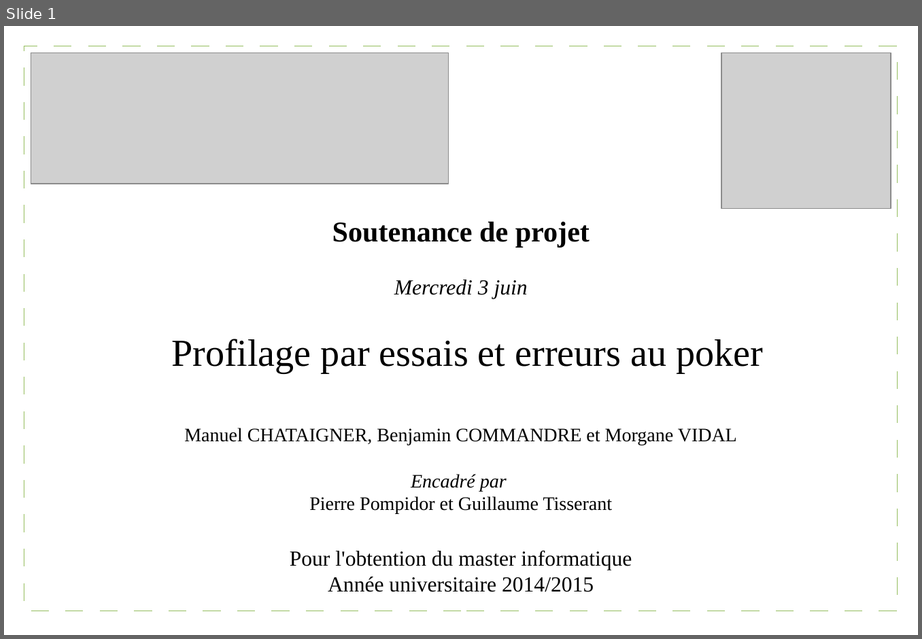
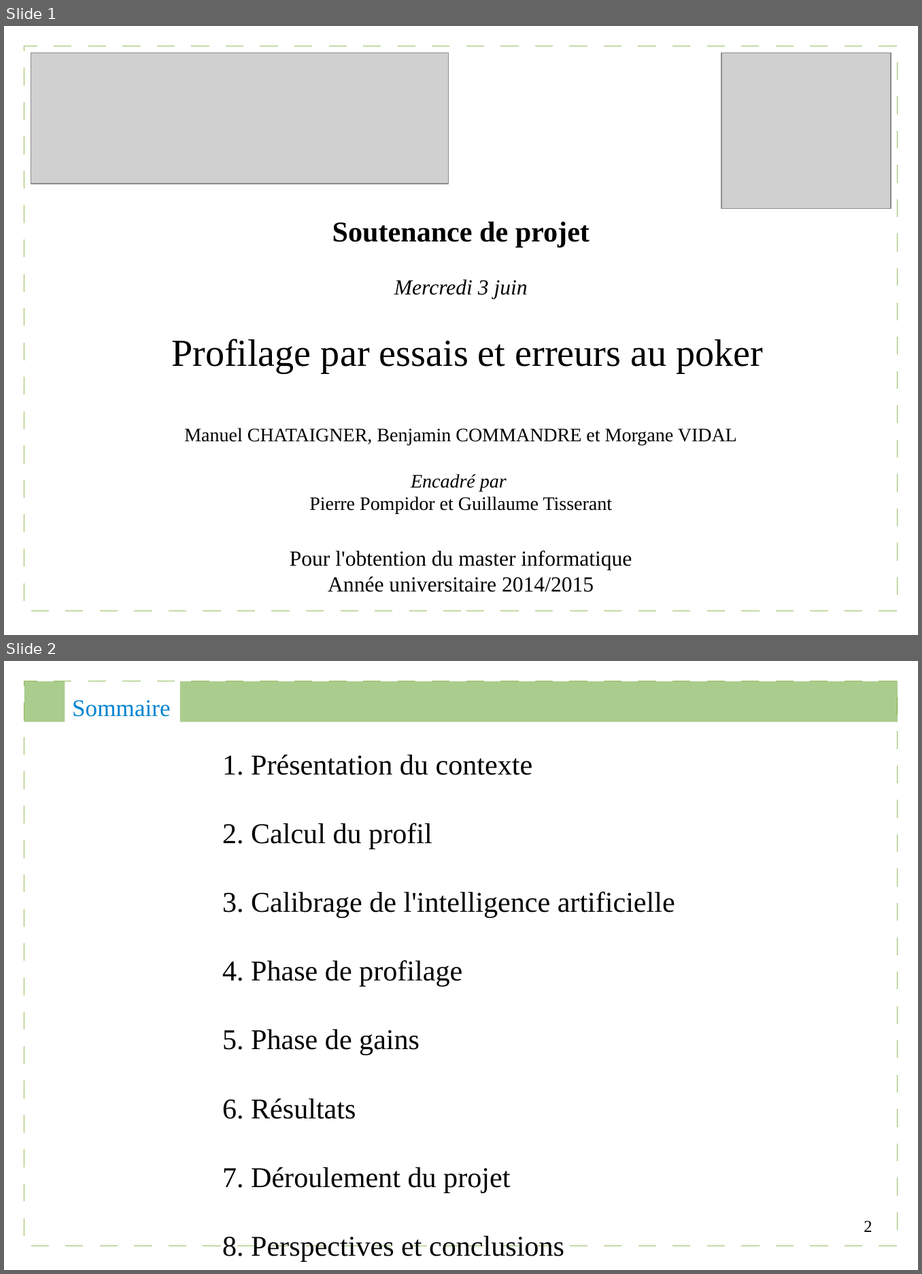
Before and after one commit to Gouga34/TERM1_Poker, a slide deck: Soutenance/presentation.odp. Shown one above the other, each under a label of ours: slide 1 before the commit, slides 1 and 2 after it. The pictures are 922x639 and 922x1274 pixels, drawn with LibreOffice and Linux fonts; fonts in the diff are those of the drawing; grey boxes stand for pictures. Boxes give left, top, right and bottom in pixels: in the first picture for what was removed or moved away, otherwise in the second. Text is boxed around its words. In the diff, an @@ line names an element or a change of style, - is before the commit and + after.

```diff
--- a/Soutenance/presentation.odp
+++ b/Soutenance/presentation.odp
@@ slide 2 added at [4,661,918,1270], background #FFFFFF; not listed: 1 template element that a slide beside it also shows @@
@@ rectangle added at [24,681,65,722], fill #579D1C at 50% opacity @@
@@ text added at [72,700,170,717], 20 pt, text #0084D1 @@
+Sommaire
@@ rectangle added at [180,681,898,722], fill #579D1C at 50% opacity @@
@@ text added at [222,754,675,1262], 24 pt, text #000000 @@
+1. Présentation du contexte
+2. Calcul du profil
+3. Calibrage de l'intelligence artificielle
+4. Phase de profilage
+5. Phase de gains
+6. Résultats
+7. Déroulement du projet
+8. Perspectives et conclusions
@@ page number added at [864,1221,872,1232], 14 pt, text #000000 @@
+2
```
Also in this commit, not shown: 1 slide changed, 9 other slides added, 1 slide removed.
